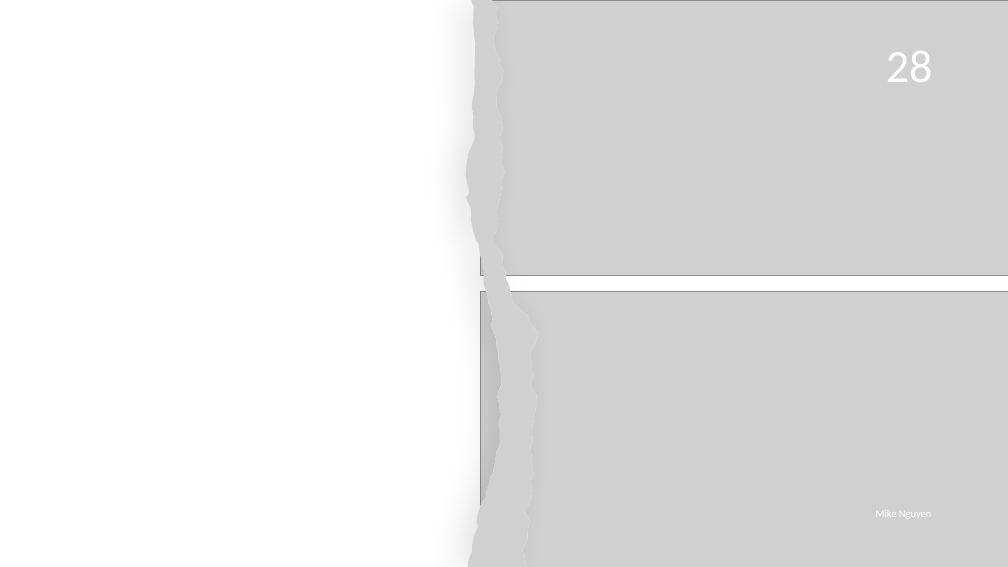
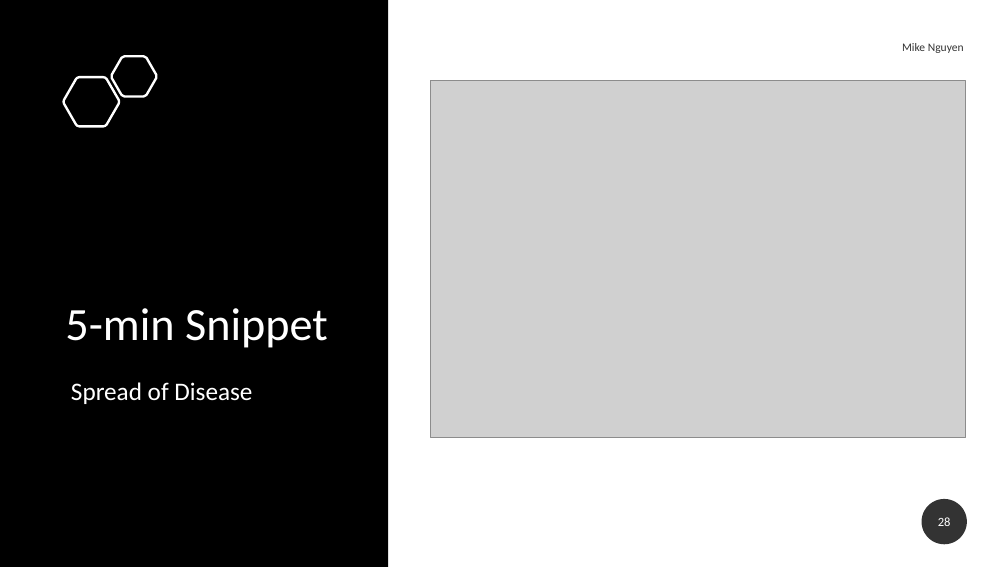
Before and after one commit to mikenguyen13/mar4050_S22, a slide deck: slide 28 of lectures/1/1_Introduction to Marketing Research.pptx. Drawn at 1008x567 pixels with LibreOffice and Linux fonts; fonts in the diff are those of the drawing; grey boxes stand for pictures. Boxes give left, top, right and bottom in pixels: in the first picture for what was removed or moved away, otherwise in the second. Text is boxed around its words. In the diff, an @@ line names an element or a change of style, - is before the commit and + after.

```diff
--- a/lectures/1/1_Introduction to Marketing Research.pptx
+++ b/lectures/1/1_Introduction to Marketing Research.pptx
@@ rectangle added at <box>0,0,388,567</box>, fill #000000 @@
@@ freeform shape removed at <box>466,0,538,567</box> @@
@@ picture removed at <box>466,0,538,567</box> @@
@@ picture removed at <box>481,0,1008,276</box> @@
@@ freeform shape added at <box>111,57,157,97</box>, outline #FFFFFF 2.25 pt @@
@@ text "Mike Nguyen": place and size @@
-text "Mike Nguyen" at <box>876,511,932,517</box>
+text "Mike Nguyen" at <box>902,43,964,53</box>
@@ text "Mike Nguyen" at <box>902,43,964,53</box>: size 10 to 11 pt, text colour #FFFFFF to #000000 at 80% opacity @@
@@ freeform shape added at <box>64,77,119,126</box>, outline #FFFFFF 2.25 pt @@
@@ picture added at <box>431,81,966,438</box> @@
@@ picture removed at <box>481,291,1008,567</box> @@
@@ title added at <box>65,308,328,348</box>, 44 pt, text #FFFFFF @@
+5-min Snippet
@@ text added at <box>71,382,252,404</box>, 24 pt, text #FFFFFF @@
+Spread of Disease
@@ page number: place and size @@
-page number at <box>886,51,933,82</box>
+page number at <box>922,499,967,544</box>
@@ page number at <box>922,499,967,544</box>: size 44 to 12 pt; alignment right to centre; line spacing 0.9 to 1; fill none to #000000 at 80% opacity @@
```
Also in this commit, not shown: 4 other slides changed, 1 slide removed, 2 other files.
